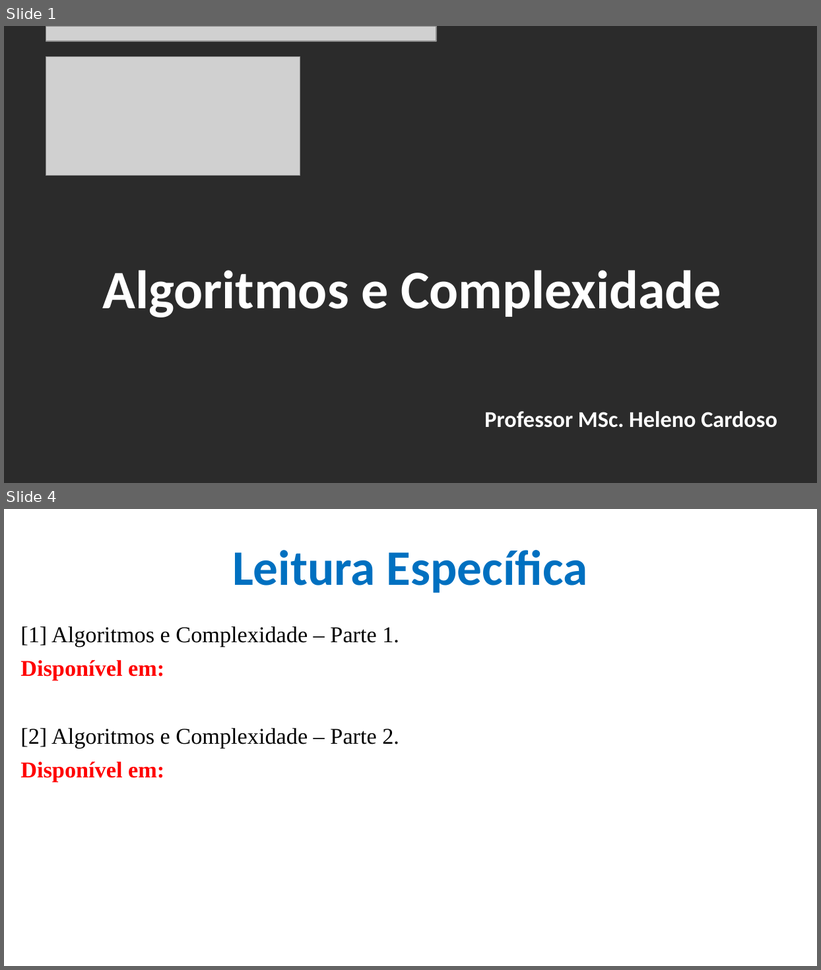
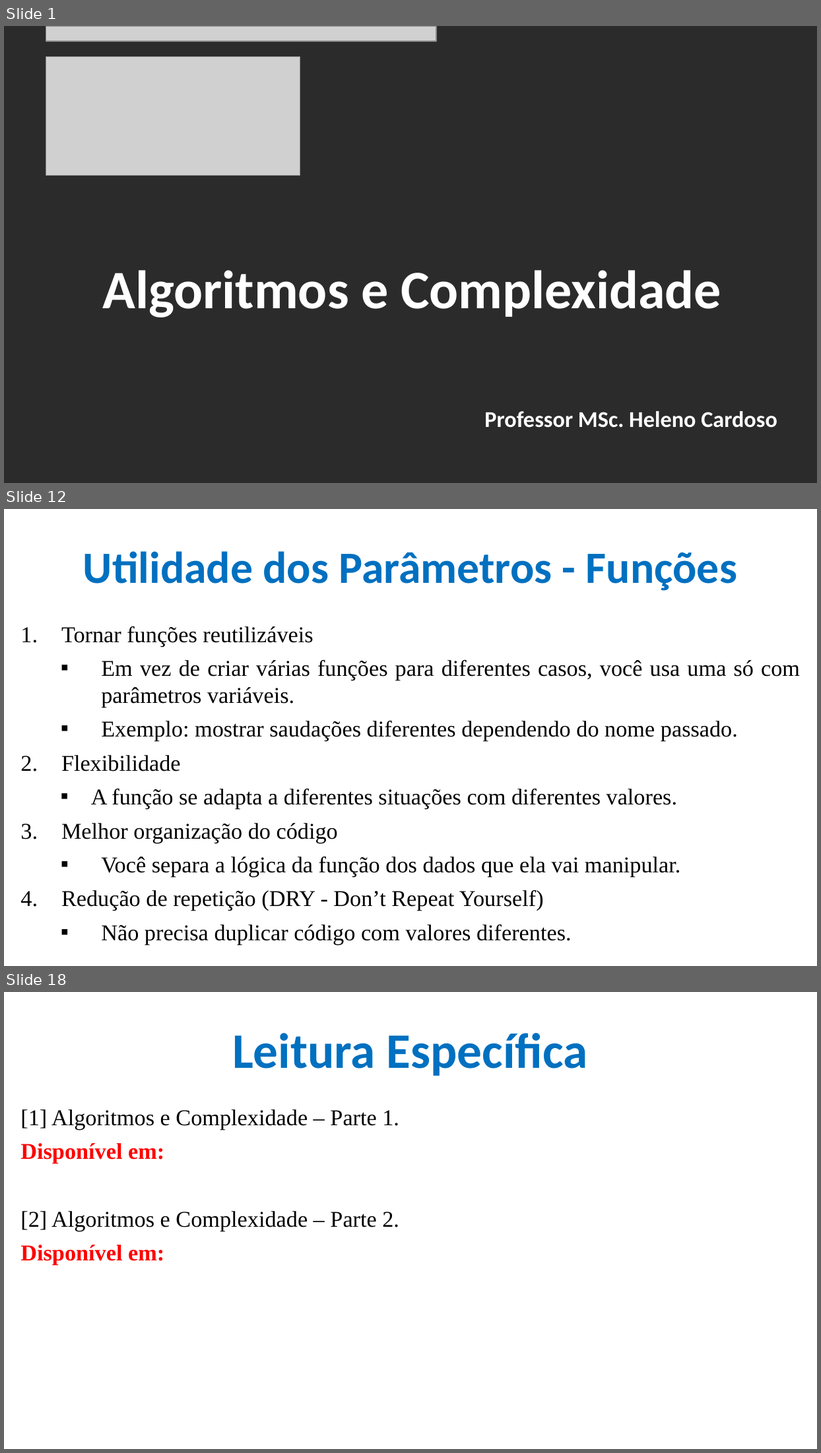
Before and after one commit to CloudEducationBrazil/WydenAlgoritmosEComplexidade, a slide deck: 01 Classes/Aula 01 - Algoritmos e Complexidade - Funções e Parâmetros.pptx. Shown one above the other, each under a label of ours: slides 1 and 4 before the commit, slides 1, 12 and 18 after it; the slides between them are not shown. The pictures are 821x970 and 821x1453 pixels, drawn with LibreOffice and Linux fonts; fonts in the diff are those of the drawing; grey boxes stand for pictures; background and template pictures are left out; a plain dark background stands for a picture behind light text. Boxes give left, top, right and bottom in pixels: in the first picture for what was removed or moved away, otherwise in the second. Text is boxed around its words. In the diff, an @@ line names an element or a change of style, - is before the commit and + after.

Commit message:
Alg Complex Algoritmos e Funções

```diff
--- a/01 Classes/Aula 01 - Algoritmos e Complexidade - Funções e Parâmetros.pptx
+++ b/01 Classes/Aula 01 - Algoritmos e Complexidade - Funções e Parâmetros.pptx
@@ slide 12 added at [4,509,817,966], background picture (left out) @@
@@ title added at [83,551,737,591], 39.6 pt, text #0070C0, bold @@
+Utilidade dos Parâmetros - Funções
@@ text added at [61,626,800,945], 20 pt, text #000000 @@
+1. Tornar funções reutilizáveis
+  ▪ Em vez de criar várias funções para diferentes casos, você usa uma só com parâmetros variáveis.
+  ▪ Exemplo: mostrar saudações diferentes dependendo do nome passado.
+2. Flexibilidade
+  ▪ A função se adapta a diferentes situações com diferentes valores.
+3. Melhor organização do código
+  ▪ Você separa a lógica da função dos dados que ela vai manipular.
+4. Redução de repetição (DRY - Don’t Repeat Yourself)
+  ▪ Não precisa duplicar código com valores diferentes.
@@ what was slide 4 is now slide 18 @@
```
Also in this commit, not shown: 3 slides changed, 13 other slides added, 2 other files.
